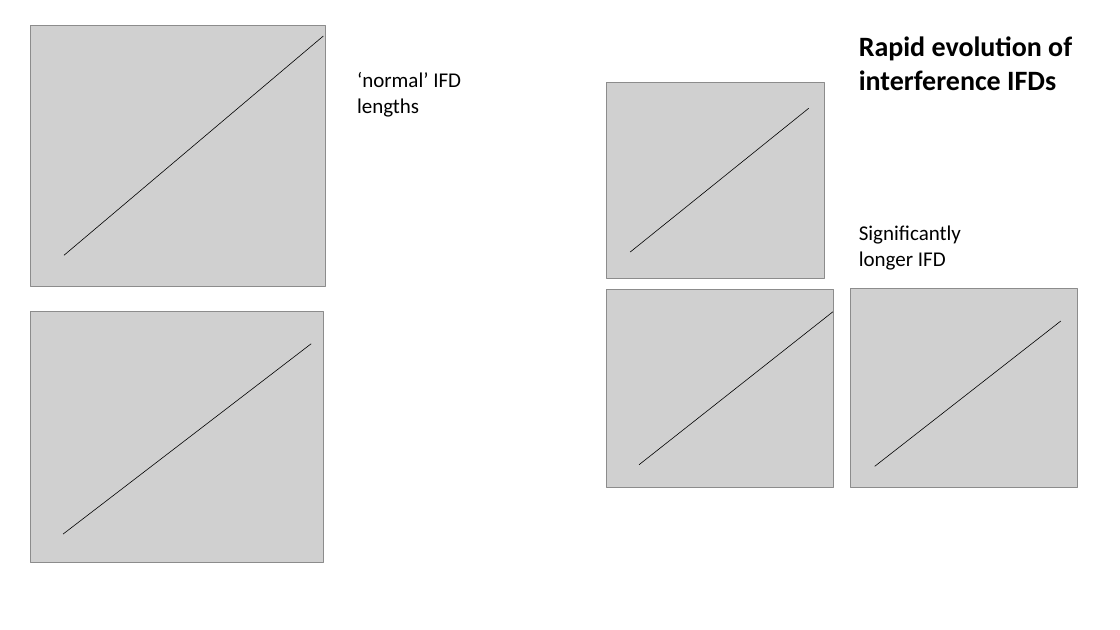
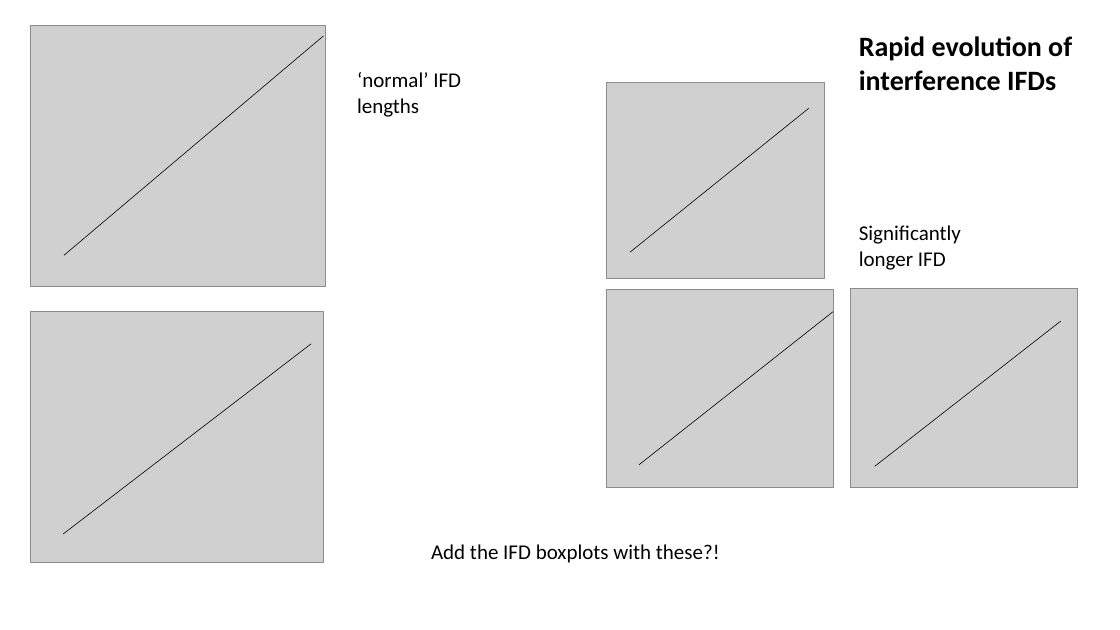
Before and after one commit to petersoapes/MLH1repo, a slide deck: slide 2 of IFD_figure_ideas.pptx. Drawn at 1120x630 pixels with LibreOffice and Linux fonts; fonts in the diff are those of the drawing; grey boxes stand for pictures. Boxes give left, top, right and bottom in pixels: in the first picture for what was removed or moved away, otherwise in the second. Text is boxed around its words. In the diff, an @@ line names an element or a change of style, - is before the commit and + after.

```diff
--- a/IFD_figure_ideas.pptx
+++ b/IFD_figure_ideas.pptx
@@ text added at [431, 544, 720, 563], 18 pt, text #000000 @@
+Add the IFD boxplots with these?!
```
Also in this commit, not shown: 1 other file.
